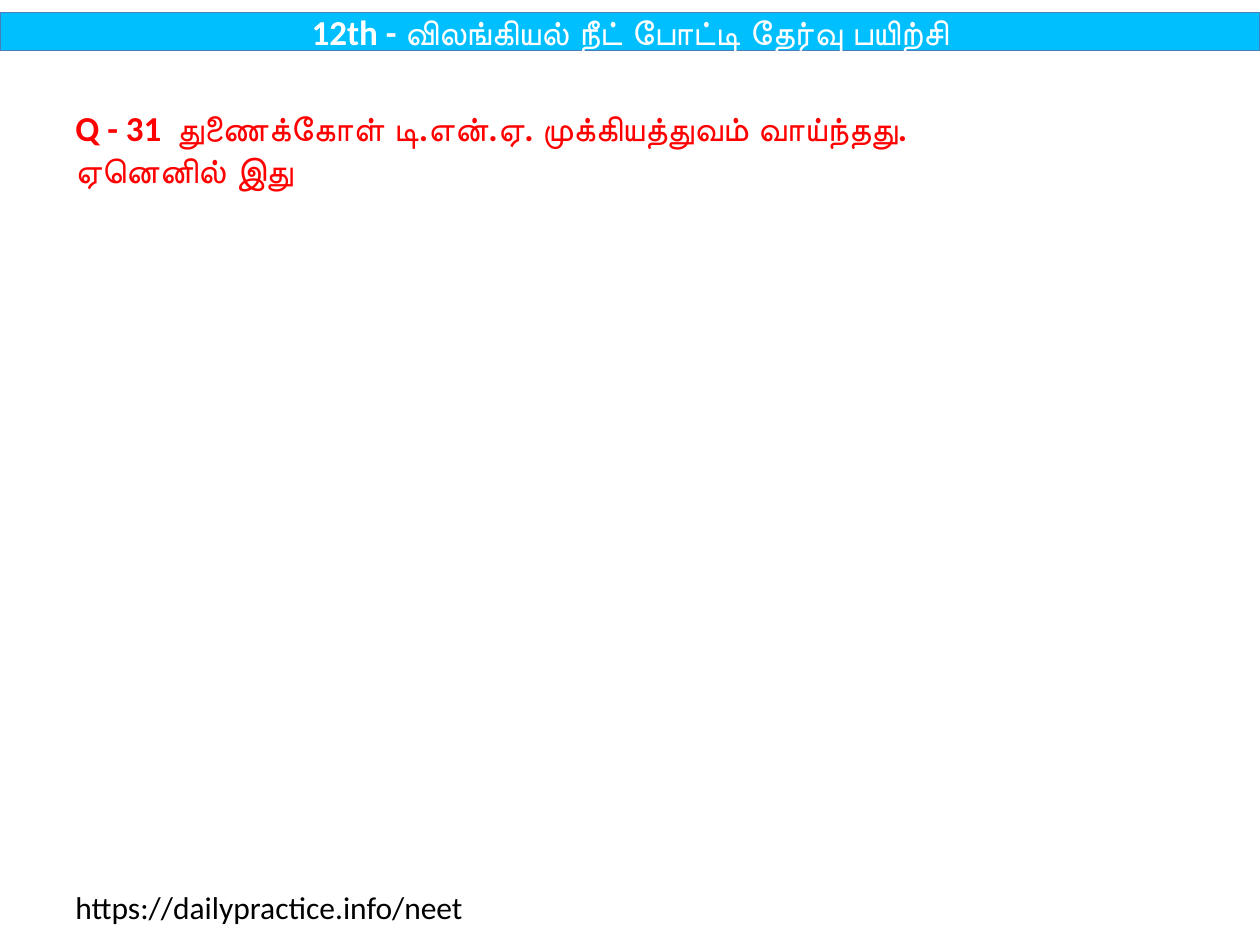
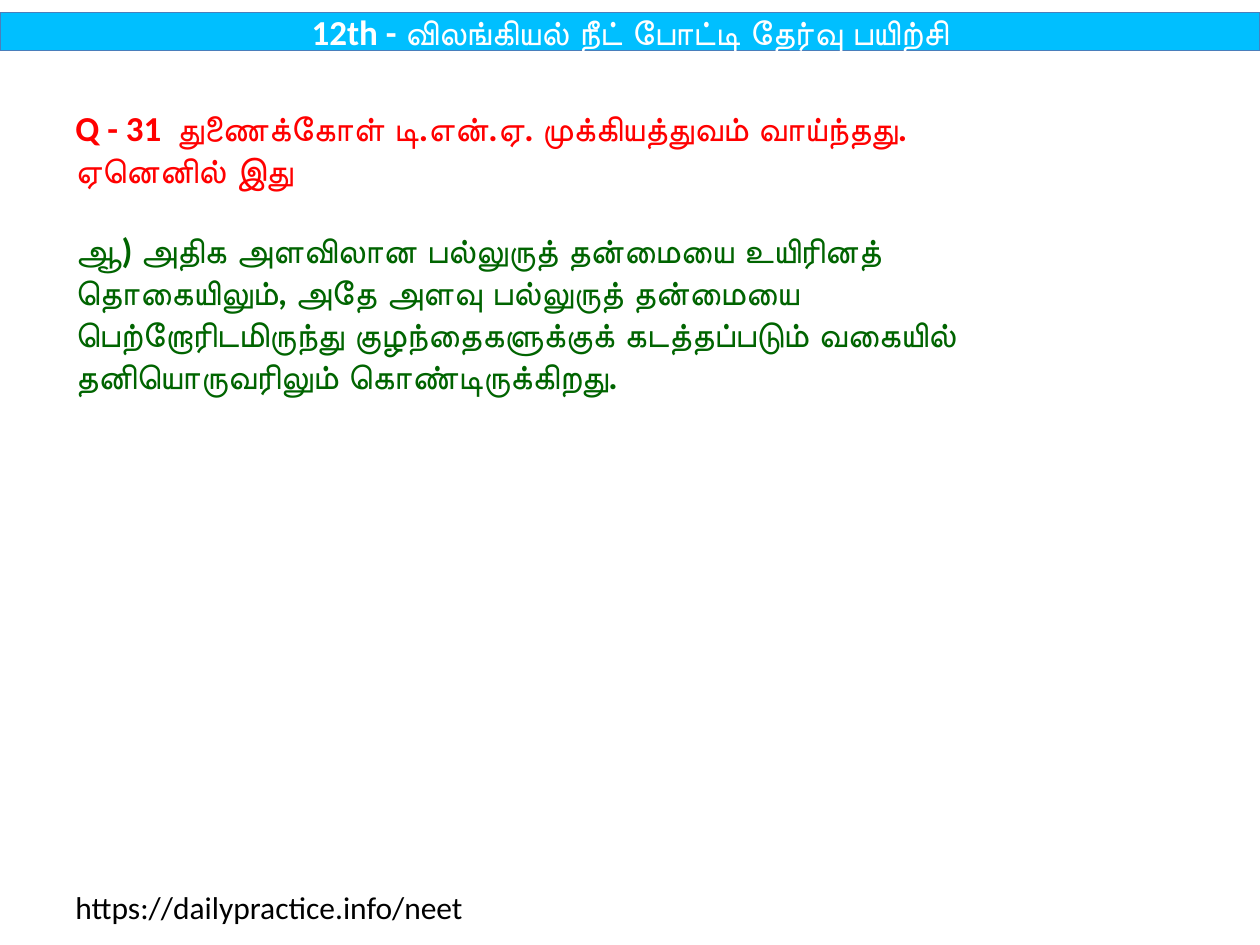
Before and after one commit to tvmani/tvmani.github.io, a slide deck: slide 61 of tamil_biology/12th_Bio_Zoology_Tamil.pptx. Drawn at 1260x945 pixels with LibreOffice and Linux fonts; fonts in the diff are those of the drawing. Boxes give left, top, right and bottom in pixels: in the first picture for what was removed or moved away, otherwise in the second. Text is boxed around its words. In the diff, an @@ line names an element or a change of style, - is before the commit and + after.

```diff
--- a/tamil_biology/12th_Bio_Zoology_Tamil.pptx
+++ b/tamil_biology/12th_Bio_Zoology_Tamil.pptx
@@ text at <box>75,237,953,398</box>: paragraph added @@
+ஆ) அதிக அளவிலான பல்லுருத் தன்மையை உயிரினத் தொகையிலும், அதே அளவு பல்லுருத் தன்மையை பெற்றோரிடமிருந்து குழந்தைகளுக்குக் கடத்தப்படும் வகையில் தனியொருவரிலும் கொண்டிருக்கிறது.
```
Also in this commit, not shown: 100 other slides changed, 7 other files.
